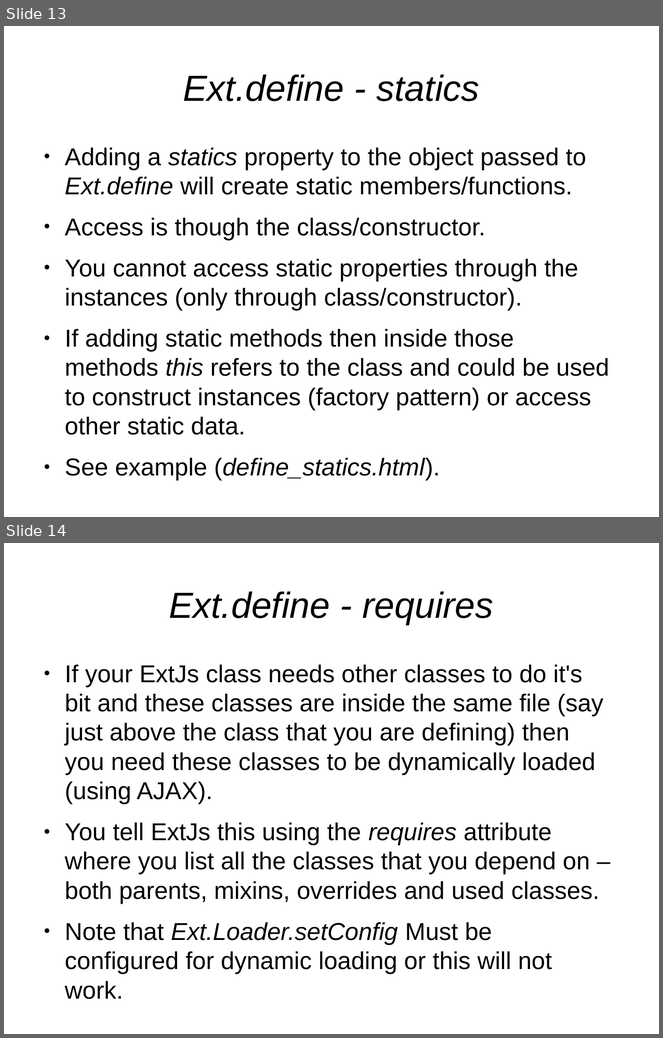
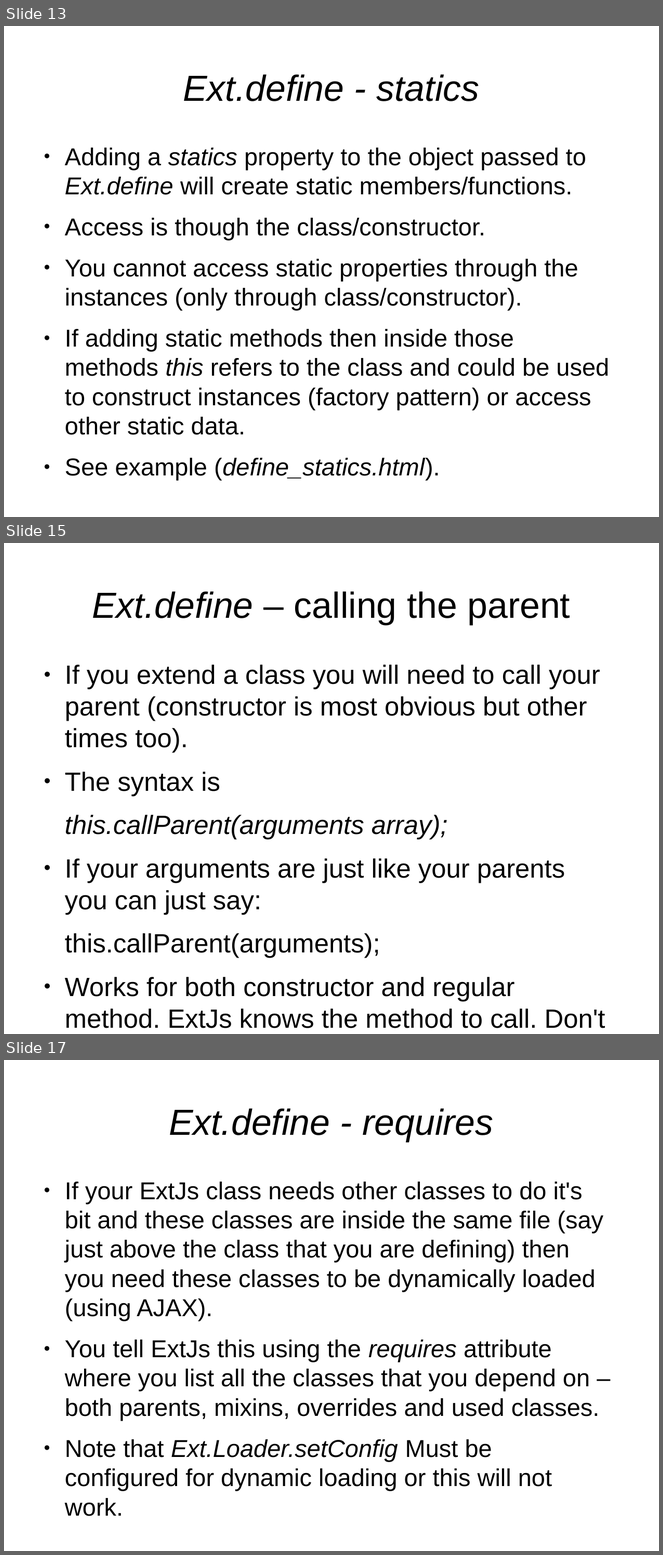
Before and after one commit to veltzer/demos, a slide deck: javascript/extjs/doc/extjs_oo.odp. Shown one above the other, each under a label of ours: slides 13 and 14 before the commit, slides 13, 15 and 17 after it; the slides between them are not shown. The pictures are 663x1038 and 663x1555 pixels, drawn with LibreOffice and Linux fonts; fonts in the diff are those of the drawing. Boxes give left, top, right and bottom in pixels: in the first picture for what was removed or moved away, otherwise in the second. Text is boxed around its words. In the diff, an @@ line names an element or a change of style, - is before the commit and + after.

```diff
--- a/javascript/extjs/doc/extjs_oo.odp
+++ b/javascript/extjs/doc/extjs_oo.odp
@@ slide 15 added at [4, 543, 659, 1034], background #FFFFFF @@
@@ title added at [92, 591, 570, 625], 44 pt, text #000000 @@
+Ext.define – calling the parent
@@ text added at [65, 665, 606, 1029], 32 pt, text #000000 @@
+● If you extend a class you will need to call your parent (constructor is most obvious but other times too).
+● The syntax is
+this.callParent(arguments array);
+● If your arguments are just like your parents you can just say:
+this.callParent(arguments);
+● Works for both constructor and regular method. ExtJs knows the method to call. Don't worry about it.
@@ what was slide 14 is now slide 17 @@
```
Also in this commit, not shown: 2 other slides added, 2 other files.
